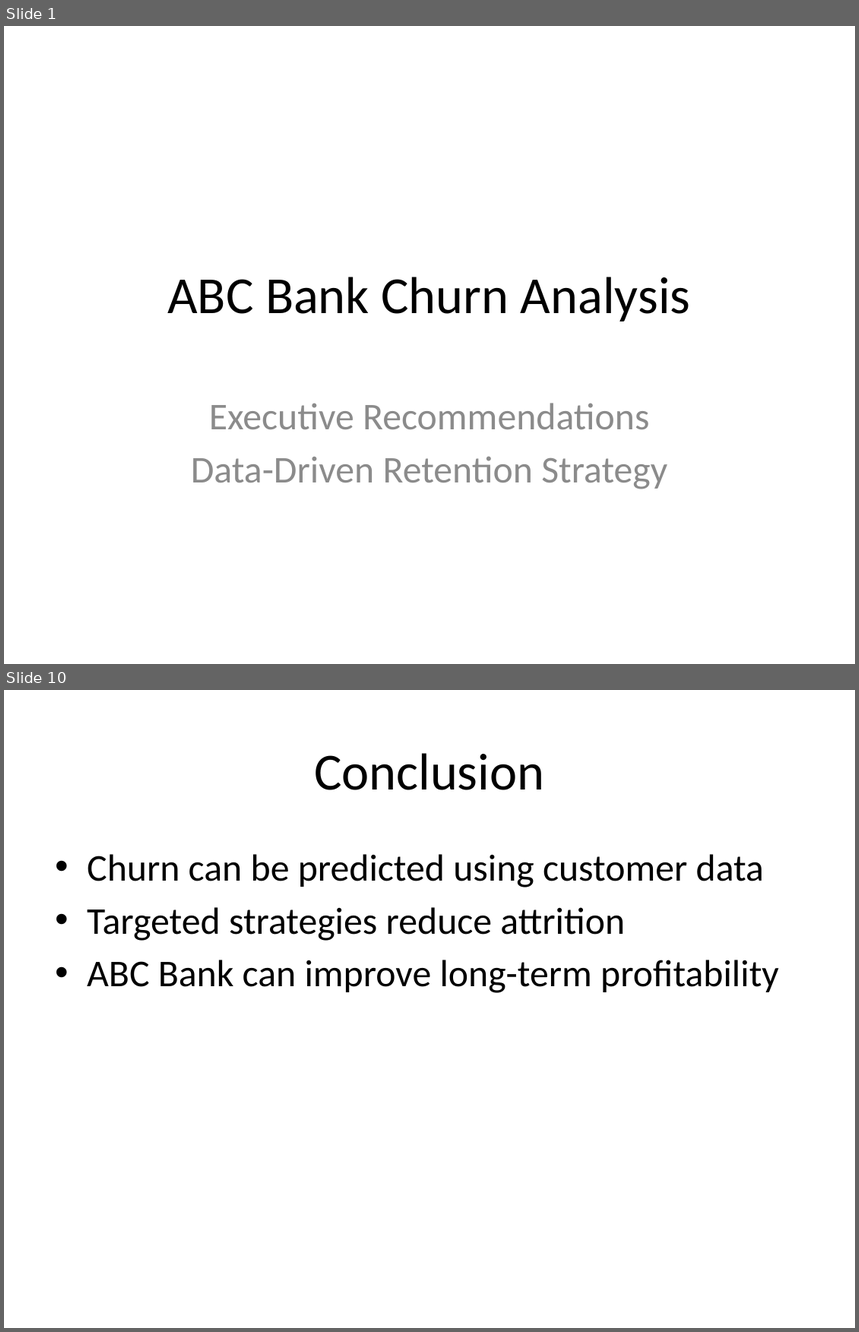
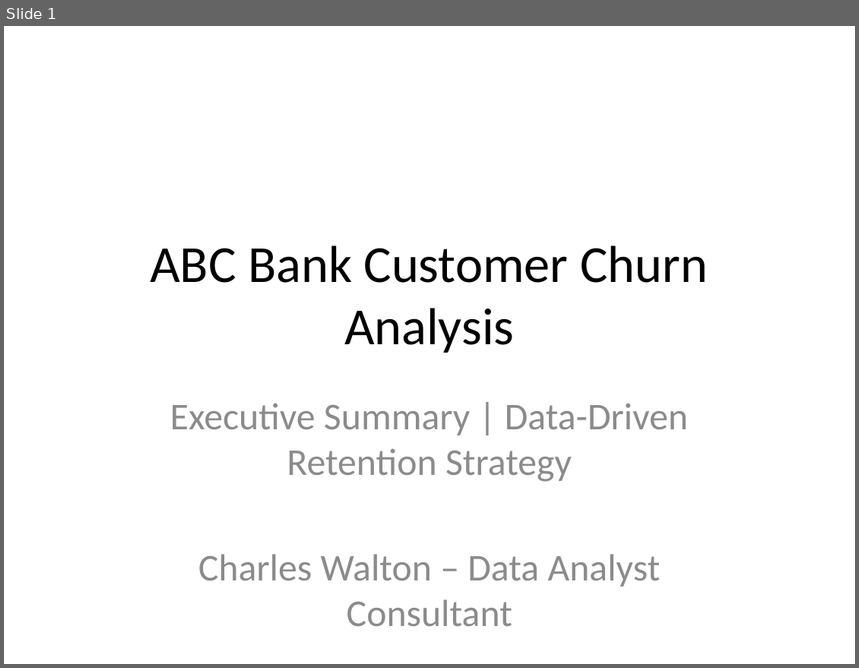
Before and after one commit to cwalton133/abc-bank-churn-analysis, a slide deck: slides/ABC_Bank_Churn_Recommendations.pptx. Shown one above the other, each under a label of ours: slides 1 and 10 before the commit, slide 1 after it; the slides between them are not shown. The pictures are 859x1332 and 859x668 pixels, drawn with LibreOffice and Linux fonts; fonts in the diff are those of the drawing. Boxes give left, top, right and bottom in pixels: in the first picture for what was removed or moved away, otherwise in the second. Text is boxed around its words. In the diff, an @@ line names an element or a change of style, - is before the commit and + after.

```diff
--- a/slides/ABC_Bank_Churn_Recommendations.pptx
+++ b/slides/ABC_Bank_Churn_Recommendations.pptx
@@ slide 10 removed at (x1=4, y1=690, x2=855, y2=1328), background #FFFFFF @@
@@ title removed at (x1=314, y1=753, x2=544, y2=790) @@
-Conclusion
@@ text removed at (x1=87, y1=854, x2=779, y2=993) @@
-• Churn can be predicted using customer data
-• Targeted strategies reduce attrition
-• ABC Bank can improve long-term profitability
@@ slide 1 changed as well @@
@@ title at (x1=150, y1=246, x2=708, y2=353): text changed @@
-ABC Bank Churn Analysis
+ABC Bank Customer Churn Analysis
@@ subtitle at (x1=170, y1=404, x2=688, y2=626): text changed @@
-Executive Recommendations
-Data-Driven Retention Strategy
+Executive Summary | Data-Driven Retention Strategy
+Charles Walton – Data Analyst Consultant
```
Also in this commit, not shown: 3 other slides changed, 6 slides added, 5 other slides removed.
